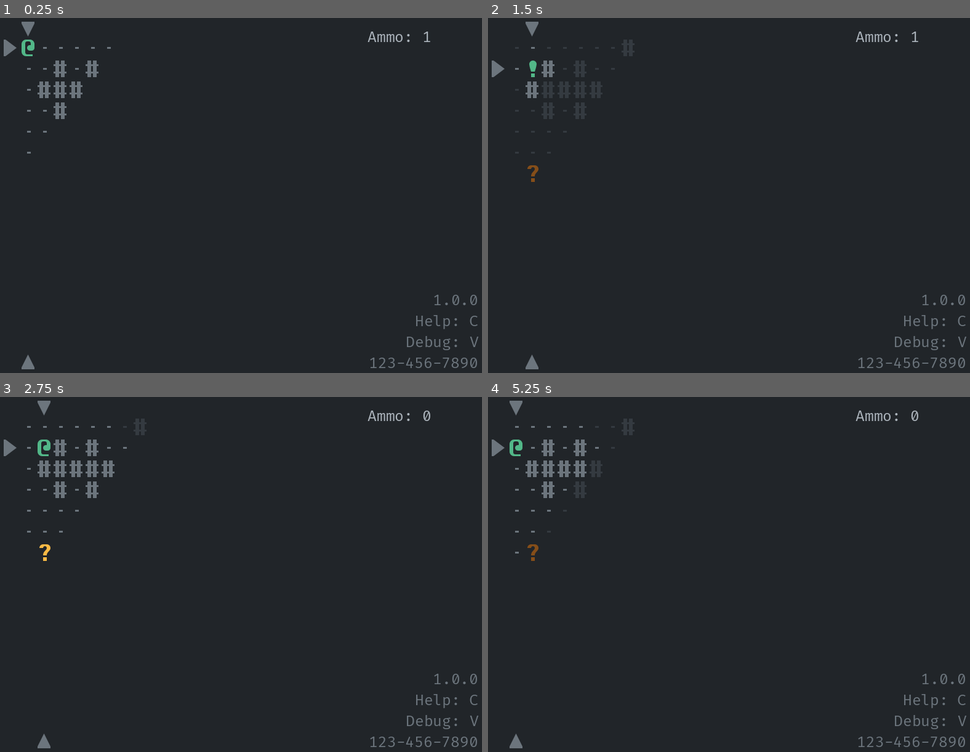
Above: before the commit, frames 1-4 (two rows, left to right).
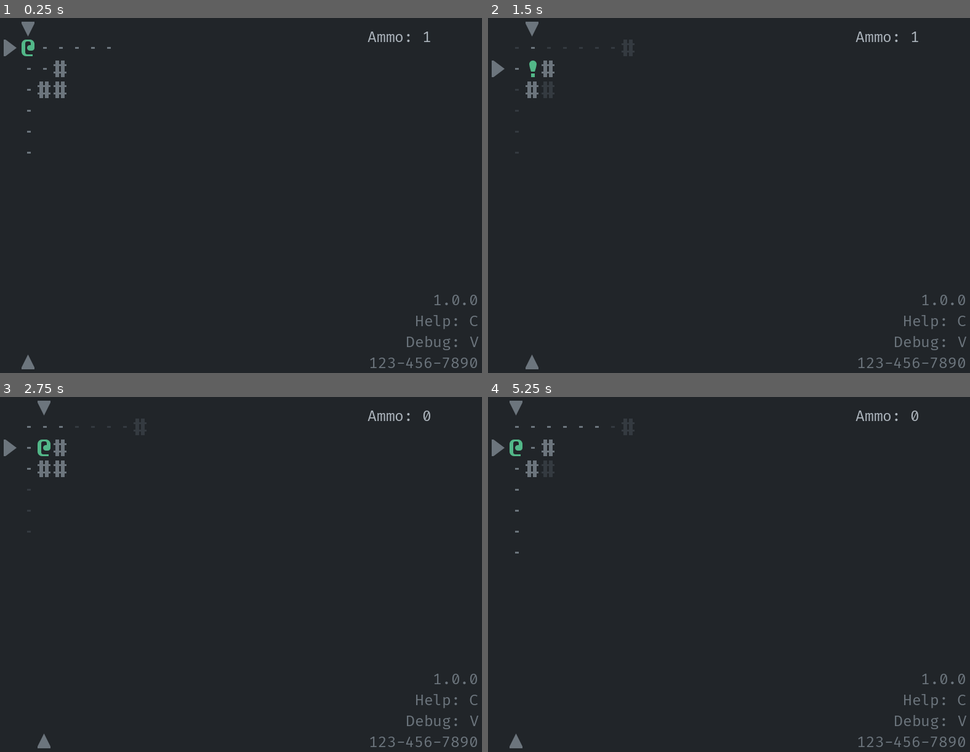
Above: after the commit, the same moments.

Repository: Bozar/godot-4-roguelike-tutorial
Game: Godot game, scene res://scene/main/main_screen.tscn
The game is run twice, just before and just after one commit, with the same random seed, the same clock (stepped at 60 frames per second) and the same inputs.
Inputs:
- Up to frame 1 (0.25 s): no input
- Up to frame 2 (1.5 s): tap Enter at 0.5 s; hold D (move_right) 0.53-1.28 s; tap Space (aim) at 0.6, 1.25, 1.35 s; hold S (move_down) from 1.28 s (still down)
- Up to frame 3 (2.75 s): tap Enter at 2 s; release S (move_down) at 2.03 s; hold D (move_right) from 2.03 s (still down); tap Space (aim) at 2.1 s
- Up to frame 4 (5.25 s): tap Space (aim) at 2.75, 2.85, 3.6, 4.25, 4.35, 5.1 s; release D (move_right) at 2.78 s; hold W (move_up) 2.78-3.53 s; tap Enter at 3.5 s; hold A (move_left) 3.53-5.03 s; hold S (move_down) from 5.03 s (still down)

The runs differ from the first frame. In frame 1, 0.3% of the frame differs, in the area x 8-21%, y 11-33%; in frame 2, less than 0.1%; in frame 3, 0.6%, in the area x 5-27%, y 8-47%; in frame 4, 0.5%.

Commit message:
Implement ShadowCastFov.

Diff:
--- /dev/null
+++ b/library/shadow_cast_fov.gd
@@ -0,0 +1,168 @@
+class_name ShadowCastFov
+
+
+# Recursive Shadow Casting Field of View
+#
+# http://www.roguebasin.com/index.php?title=FOV_using_recursive_shadowcasting
+#
+#   \ 5 | 6 /
+#    \  |  /
+#   4 \ | / 7
+# ------@------>
+#   3 / | \ 0
+#    /  |  \
+#   / 2 | 1 \
+#       |
+#       v
+#
+
+
+const MIN_X: int = 0
+const MIN_SLOPE: float = 0.0
+const MAX_SLOPE: float = 1.0
+
+const OCTANT_0: int = 0b00_00_00_01
+const OCTANT_1: int = 0b00_00_00_10
+const OCTANT_2: int = 0b00_00_01_00
+const OCTANT_3: int = 0b00_00_10_00
+const OCTANT_4: int = 0b00_01_00_00
+const OCTANT_5: int = 0b00_10_00_00
+const OCTANT_6: int = 0b01_00_00_00
+const OCTANT_7: int = 0b10_00_00_00
+
+const OCTANT_FLAGS: Array = [
+    OCTANT_0,
+    OCTANT_1,
+    OCTANT_2,
+    OCTANT_3,
+    OCTANT_4,
+    OCTANT_5,
+    OCTANT_6,
+    OCTANT_7,
+]
+
+
+# _set_fov_value(coord: Vector2i, fov_map: Dictionary, fov_flag: int,
+#       is_truthy: bool) -> void
+# is_obstacle(from_coord: Vector2i, to_coord: Vector2i, opt_args: Array) -> bool
+static func get_fov_map(source: Vector2i, out_fov_map: Dictionary,
+        set_fov_value: Callable, is_obstacle: Callable, is_obstacle_args: Array,
+        fov_data: FovData) -> void:
+    var coord: Vector2i = Vector2i(0, 0)
+
+    for x: int in range(0, DungeonSize.MAX_X):
+        for y: int in range(0, DungeonSize.MAX_Y):
+            coord.x = x
+            coord.y = y
+            set_fov_value.call(coord, out_fov_map, PcFov.IS_IN_SIGHT_FLAG,
+                    false)
+    set_fov_value.call(source, out_fov_map, PcFov.IS_IN_SIGHT_FLAG, true)
+
+    for i: int in OCTANT_FLAGS:
+        if i & fov_data.octant_flags:
+            _set_octant_map(source, fov_data.sight_range, set_fov_value,
+                    is_obstacle, is_obstacle_args, out_fov_map,
+                    MIN_X, MIN_SLOPE, MAX_SLOPE, i)
+
+
+static func _set_octant_map(source: Vector2i, sight_range: int,
+        set_fov_value: Callable, is_obstacle: Callable, is_obstacle_args: Array,
+        out_fov_map: Dictionary, min_x: int, min_slope: float, max_slope: float,
+        octant_flag: int) -> void:
+    var break_loop: bool
+    var hit_obstacle: bool
+    var new_min_slope: float = min_slope
+    var new_max_slope: float = max_slope
+    var min_y: int
+    var max_y: int
+    var coord: Vector2i = Vector2i(0, 0)
+
+    # Start scanning one grid away from source.
+    for x: int in range(min_x + 1, sight_range + 1):
+        # By default, scan only one row or column.
+        break_loop = true
+        hit_obstacle = false
+        min_y = floor(x * new_min_slope)
+        max_y = ceil(x * new_max_slope)
+
+        for y: int in range(max_y, min_y - 1, -1):
+            coord = ShadowCastFov._convert_coord(source, x, y, octant_flag)
+            # coord.x = source.x + x
+            # coord.y = source.y + y
+            if not Map2D.is_in_map(coord, out_fov_map):
+                continue
+            # The current row or column is always visible.
+            set_fov_value.call(coord, out_fov_map, PcFov.IS_IN_SIGHT_FLAG, true)
+
+            if is_obstacle.call(source, coord, is_obstacle_args):
+                # If this is not the first obstacle in a row, go past it.
+                if hit_obstacle:
+                    continue
+                hit_obstacle = true
+
+                # `new_min_slope` should be one grid lower than the first
+                # obstacle, and higher than `new_max_slope`.
+                if y + 1 > max_y:
+                    continue
+                new_min_slope = _get_slope(x, y + 1)
+                # Call `_set_octant_map` recursively, starting from `x`. Note
+                # that actual scanning begins at `x + 1`.
+                _set_octant_map(source, sight_range, set_fov_value,
+                        is_obstacle, is_obstacle_args, out_fov_map, x,
+                        new_min_slope, new_max_slope, octant_flag)
+            else:
+                # Update `new_max_slope` when reach the first unoccupied grid.
+                if hit_obstacle:
+                    hit_obstacle = false
+                    new_max_slope = _get_slope(x, y)
+                # Scan the next row or column (`x + 1`) if and only if the last
+                # grid is unoccupied.
+                if y == min_y:
+                    break_loop = false
+                    new_min_slope = _get_slope(x, y)
+        if break_loop:
+            break
+
+
+static func _get_slope(delta_x: int, delta_y: int) -> float:
+    return delta_y * 1.0 / delta_x
+
+
+static func _convert_coord(source: Vector2i, x_shift: int, y_shift: int,
+        octant_flag: int) -> Vector2i:
+    var coord: Vector2i = source
+
+    match octant_flag:
+        OCTANT_0:
+            coord.x = source.x + x_shift
+            coord.y = source.y + y_shift
+        OCTANT_1:
+            coord.x = source.x + y_shift
+            coord.y = source.y + x_shift
+        OCTANT_2:
+            coord.x = source.x - y_shift
+            coord.y = source.y + x_shift
+        OCTANT_3:
+            coord.x = source.x - x_shift
+            coord.y = source.y + y_shift
+        OCTANT_4:
+            coord.x = source.x - x_shift
+            coord.y = source.y - y_shift
+        OCTANT_5:
+            coord.x = source.x - y_shift
+            coord.y = source.y - x_shift
+        OCTANT_6:
+            coord.x = source.x + y_shift
+            coord.y = source.y - x_shift
+        OCTANT_7:
+            coord.x = source.x + x_shift
+            coord.y = source.y - y_shift
+    return coord
+
+
+class FovData:
+    var octant_flags: int = 0b11_11_11_11
+    var sight_range: int
+
+    func _init(sight_range_: int) -> void:
+        sight_range = sight_range_
--- a/scene/main/pc_fov.gd
+++ b/scene/main/pc_fov.gd
@@ -17,6 +17,7 @@
 
 var _fov_map: Dictionary
 var _cross_fov_data: CrossFov.FovData
+var _shadow_cast_fov_data: ShadowCastFov.FovData
 
 
 func _ready() -> void:
@@ -28,6 +29,7 @@
         GameData.PC_AIM_RANGE,
         GameData.PC_AIM_RANGE,
     )
+    _shadow_cast_fov_data = ShadowCastFov.FovData.new(GameData.PC_SIGHT_RANGE)
 
 
 func render_fov(pc: Sprite2D, game_mode: int) -> void:
@@ -41,8 +43,10 @@
         CrossFov.get_fov_map(pc_coord, _fov_map, _set_fov_value,
                 _block_cross_fov_ray, [_cross_fov_data], _cross_fov_data)
     else:
-        DiamondFov.get_fov_map(pc_coord, _fov_map, _set_fov_value,
-                GameData.PC_SIGHT_RANGE)
+        # DiamondFov.get_fov_map(pc_coord, _fov_map, _set_fov_value,
+        #         GameData.PC_SIGHT_RANGE)
+        ShadowCastFov.get_fov_map(pc_coord, _fov_map, _set_fov_value,
+                _block_shadow_cast_fov_ray, [], _shadow_cast_fov_data)
 
     for x: int in range(0, DungeonSize.MAX_X):
         for y: int in range(DungeonSize.MAX_Y):
@@ -159,3 +163,8 @@
         return SpriteState.has_building_at_coord(coord) \
                 or SpriteState.has_actor_at_coord(coord)
     return true
+
+
+func _block_shadow_cast_fov_ray(_from_coord: Vector2i, to_coord: Vector2i,
+        _args: Array) -> bool:
+    return _is_obstacle(to_coord)
